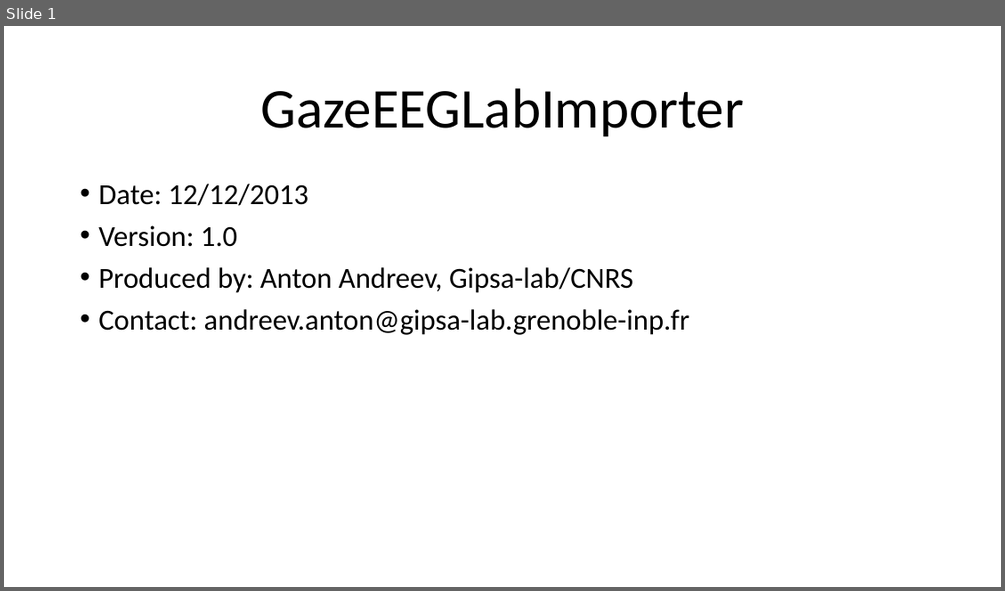
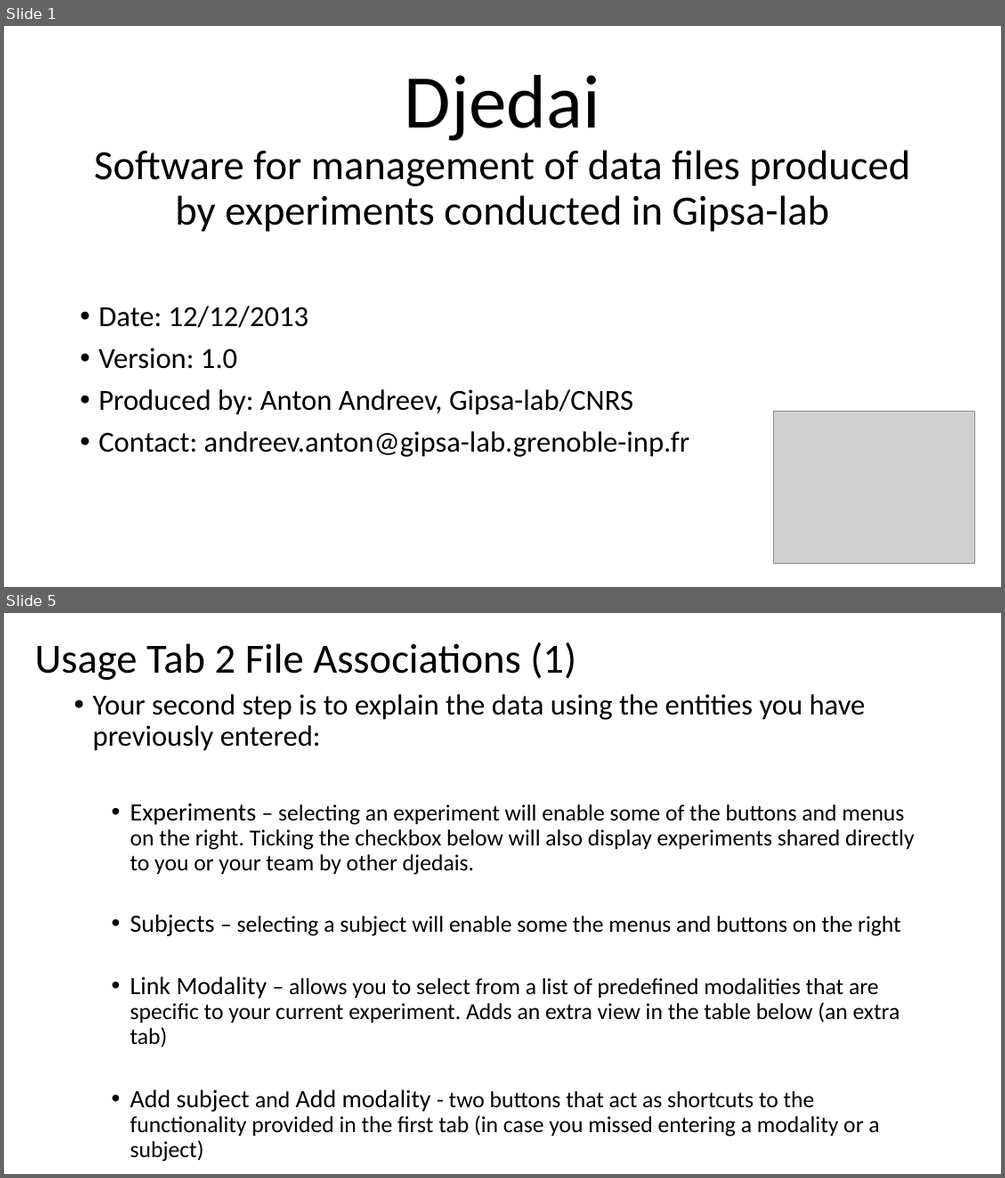
Before and after one commit to sssandyad/adastra, a slide deck: src_ebd_tool/docs/Help_djedai.pptx. Shown one above the other, each under a label of ours: slide 1 before the commit, slides 1 and 5 after it; the slides between them are not shown. The pictures are 1005x591 and 1005x1178 pixels, drawn with LibreOffice and Linux fonts; fonts in the diff are those of the drawing; grey boxes stand for pictures. Boxes give left, top, right and bottom in pixels: in the first picture for what was removed or moved away, otherwise in the second. Text is boxed around its words. In the diff, an @@ line names an element or a change of style, - is before the commit and + after.

```diff
--- a/src_ebd_tool/docs/Help_djedai.pptx
+++ b/src_ebd_tool/docs/Help_djedai.pptx
@@ slide 5 added at [4, 613, 1001, 1174], background #FFFFFF @@
@@ text added at [35, 642, 576, 680], 40 pt, text #000000 @@
+Usage Tab 2 File Associations (1)
@@ text added at [93, 694, 914, 1161], 22 pt, text #000000 @@
+• Your second step is to explain the data using the entities you have previously entered:
+  • Experiments – selecting an experiment will enable some of the buttons and menus on the right. Ticking the checkbox below will also display experiments shared directly to you or your team by other djedais.
+  • Subjects – selecting a subject will enable some the menus and buttons on the right
+  • Link Modality – allows you to select from a list of predefined modalities that are specific to your current experiment. Adds an extra view in the table below (an extra tab)
+  • Add subject and Add modality - two buttons that act as shortcuts to the functionality provided in the first tab (in case you missed entering a modality or a subject)
@@ slide 1 changed as well @@
@@ title at [94, 75, 910, 232]: text changed; size 54 to 40 pt @@
-GazeEEGLabImporter
+Djedai
+Software for management of data files produced by experiments conducted in Gipsa-lab
@@ text "Date: 12/12/2013": place and size @@
-text "Date: 12/12/2013" at [98, 184, 689, 335]
+text "Date: 12/12/2013" at [98, 305, 689, 457]
@@ picture added at [774, 411, 975, 563] @@
```
Also in this commit, not shown: 4 other slides added, 4 slides removed.
